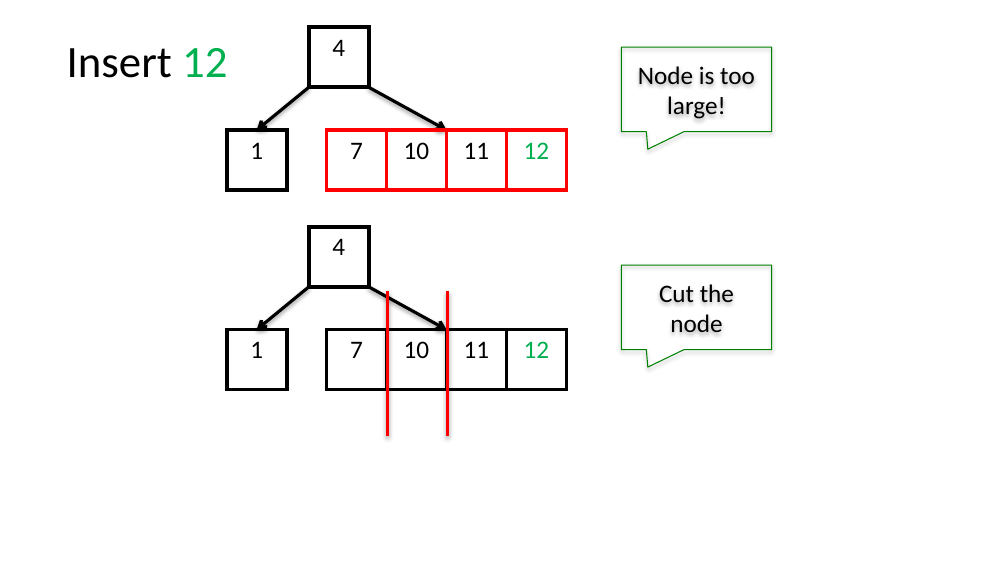
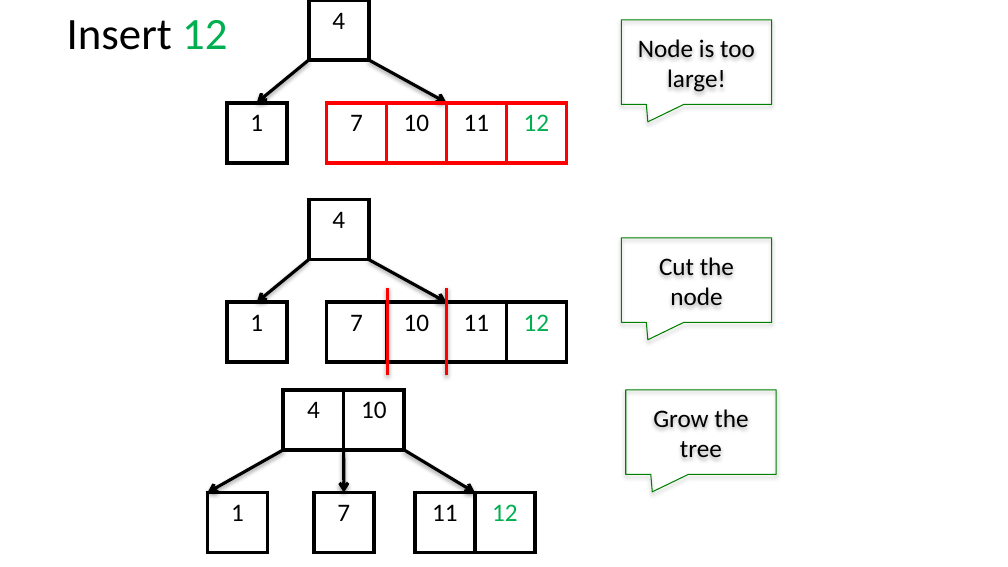
Before and after one commit to niemasd/Data-Structures-Textbook, a slide deck: slide 7 of figures/Chapter 3 - Tree Structures/3.8 - B-Trees.pptx (slide 8 before the commit). Drawn at 1008x567 pixels with LibreOffice and Linux fonts; fonts in the diff are those of the drawing. Boxes give left, top, right and bottom in pixels: in the first picture for what was removed or moved away, otherwise in the second. Text is boxed around its words. In the diff, an @@ line names an element or a change of style, - is before the commit and + after.

```diff
--- a/figures/Chapter 3 - Tree Structures/3.8 - B-Trees.pptx
+++ b/figures/Chapter 3 - Tree Structures/3.8 - B-Trees.pptx
@@ 2 tables, 2 arrows: place and size @@
-2 tables, 2 arrows at (227, 88, 569, 390)
+2 tables, 2 arrows at (227, 60, 569, 363)
@@ 4 tables, 2 speech boxes, 2 arrows, 1 text: place and size @@
-4 tables, 2 speech boxes, 2 arrows, 1 text at (67, 27, 771, 350)
+4 tables, 2 speech boxes, 2 arrows, 1 text at (67, 0, 771, 323)
@@ line moved from (387, 436) - (387, 291) to (387, 376) - (387, 287) @@
@@ line moved from (448, 436) - (448, 291) to (447, 376) - (447, 287) @@
@@ table added at (283, 390, 404, 451), 1 rows, 2 columns @@
+4 | 10
@@ speech box added at (626, 390, 776, 475), outline #008000 0.75 pt, 18 pt, text #000000 @@
+Grow the tree
@@ arrow added from (283, 450) to (208, 493), #000000 2.25 pt @@
@@ arrow added from (344, 450) to (344, 493), #000000 2.25 pt @@
@@ arrow added from (404, 450) to (475, 493), #000000 2.25 pt @@
@@ table added at (208, 493, 268, 553), 1 rows, 1 columns @@
+1
@@ table added at (313, 493, 374, 553), 1 rows, 1 columns @@
+7
@@ table added at (415, 493, 536, 553), 1 rows, 2 columns @@
+11 | 12
```
Also in this commit, not shown: 1 other slide changed, 2 slides removed, 1 other file.
